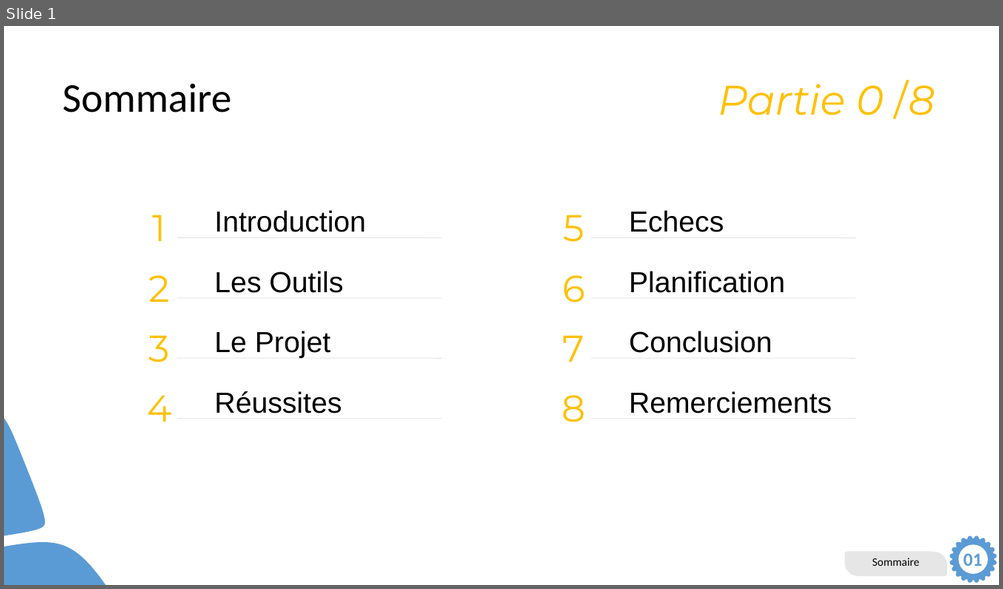
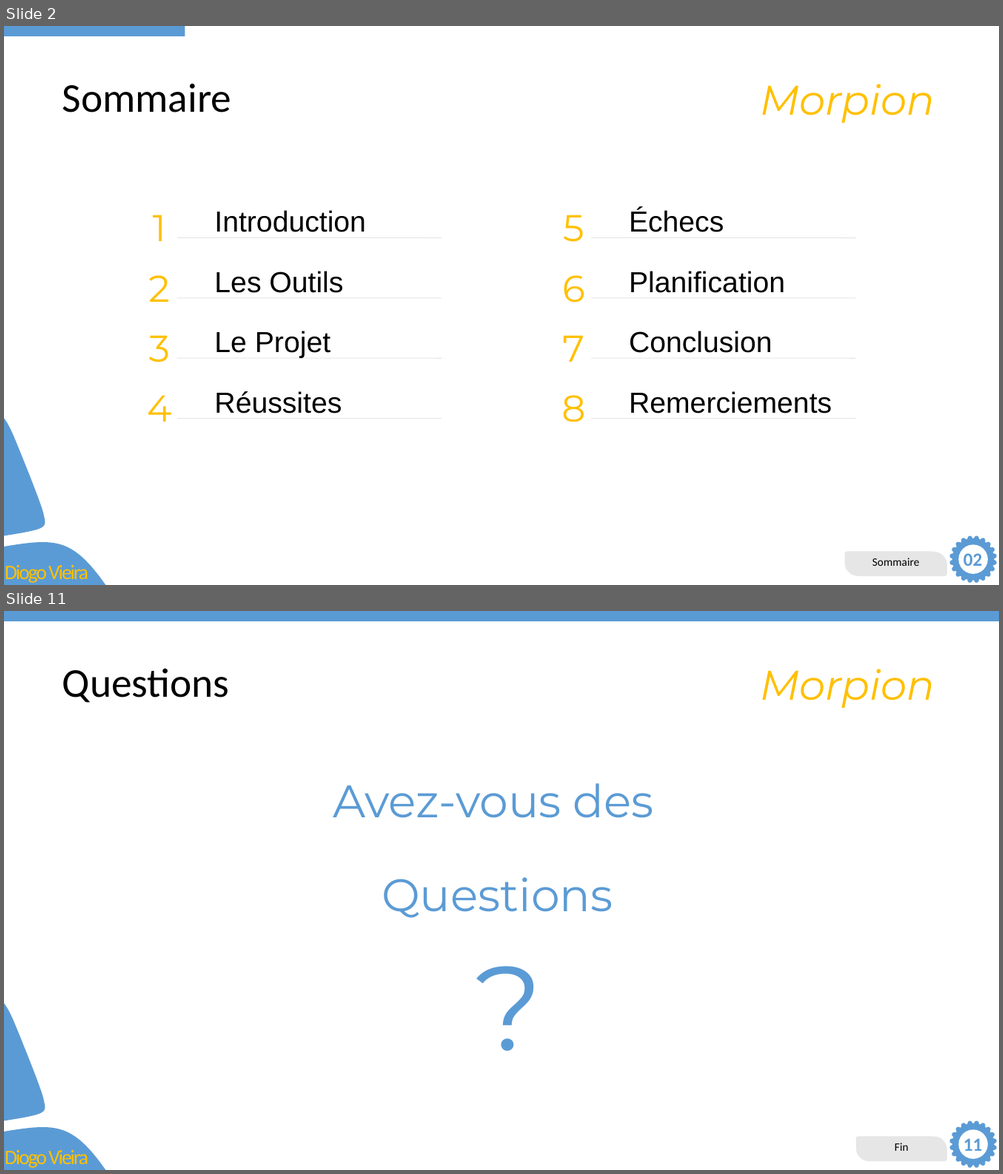
Before and after one commit to DiogoVieiraFerreira/Morpion_Pre-TPI, a slide deck: Dev/Présentation.pptx. Shown one above the other, each under a label of ours: slide 1 before the commit, slides 2 and 11 after it; the slides between them are not shown. The pictures are 1003x589 and 1003x1174 pixels, drawn with LibreOffice and Linux fonts; fonts in the diff are those of the drawing. Boxes give left, top, right and bottom in pixels: in the first picture for what was removed or moved away, otherwise in the second. Text is boxed around its words. In the diff, an @@ line names an element or a change of style, - is before the commit and + after.

```diff
--- a/Dev/Présentation.pptx
+++ b/Dev/Présentation.pptx
@@ slide 11 added at [4, 611, 999, 1170], background #FFFFFF; not listed: 5 template elements that a slide beside it also shows @@
@@ rectangle added at [4, 611, 999, 621], fill #5B9BD5 @@
@@ title added at [62, 668, 230, 703], 39.6 pt, text #000000 @@
+Questions
@@ text added at [760, 669, 934, 708], 40 pt, text #FFC000, italic @@
+Morpion
@@ text added at [333, 783, 654, 818], 44 pt, text #5B9BD5 @@
+Avez-vous des
@@ text added at [381, 877, 612, 918], 44 pt, text #5B9BD5 @@
+Questions
@@ text added at [468, 928, 557, 1080], 115 pt, text #5B9BD5 @@
+?
@@ freeform shape added at [856, 1137, 947, 1162], fill #E7E6E6, 11 pt, text #000000 @@
+Fin
@@ text added at [963, 1139, 982, 1151], 18 pt, text #5B9BD5, bold @@
+11
@@ what was slide 1 is now slide 2 @@
@@ slide 2 changed as well @@
@@ rectangle added at [4, 26, 185, 36], fill #5B9BD5 @@
@@ text at [760, 84, 934, 123]: text changed @@
-Partie 0 /8
+Morpion
@@ text at [629, 209, 723, 232]: text changed @@
-Echecs
+Échecs
@@ text at [963, 554, 982, 566]: text changed @@
-01
+02
@@ text added at [5, 562, 88, 583], 19.8 pt, text #FFC000 @@
+Diogo Vieira
```
Also in this commit, not shown: 3 other slides changed, 6 other slides added, 2 slides removed, 2 other files.
